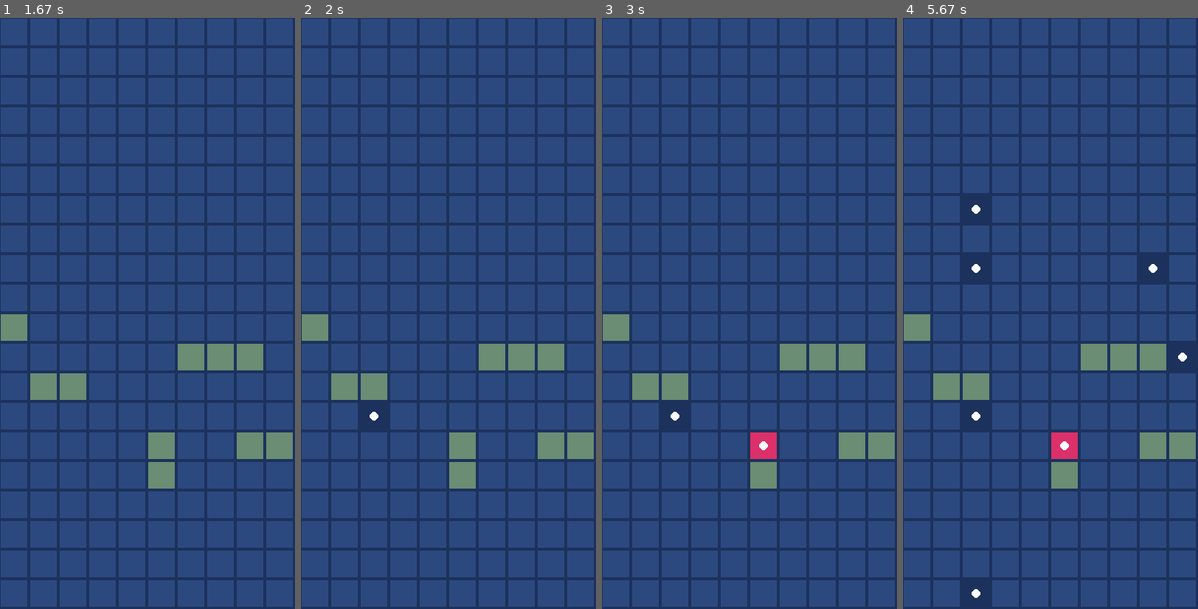
Above: before the commit, frames 1-4 (left to right).
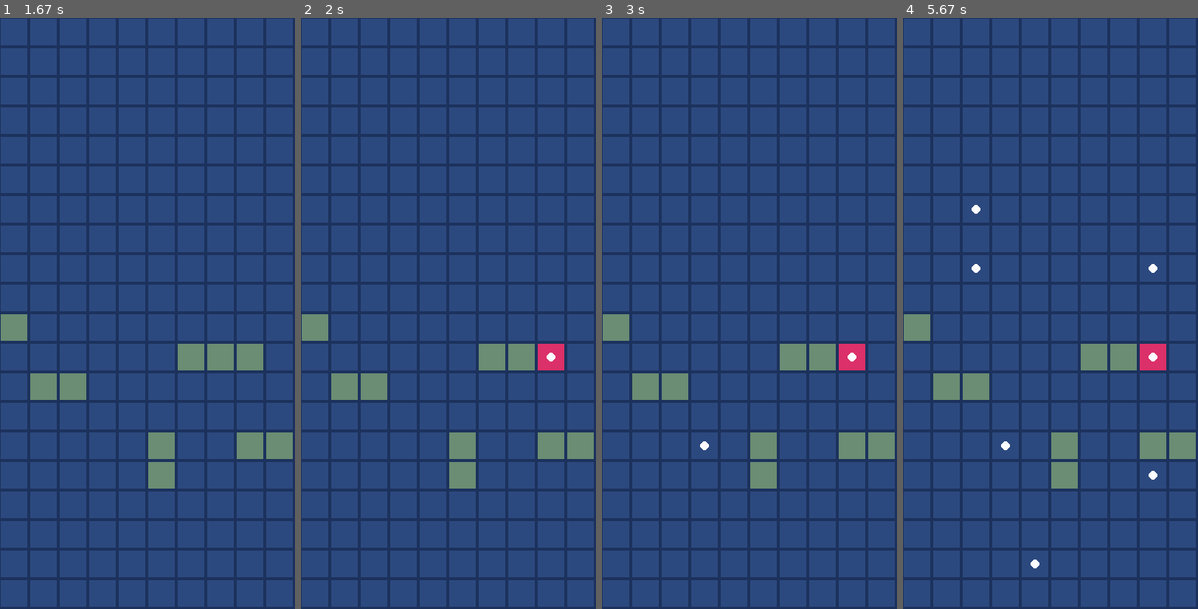
Above: after the commit, the same moments.

Repository: 8ctopotamus/battleship-pygame
Game: pygame game, started from main.py
Same seed, same stepped clock (60 frames per second), same inputs: the game is played once before the commit and once after it.
Inputs (mouse positions are in pixels of both pictures, inside the frame that each line leads up to):
- Up to frame 1 (1.67 s): click (147, 313) at 0.43 s; click (56, 455) at 0.78 s
- Up to frame 2 (2 s): no input
- Up to frame 3 (3 s): no input
- Up to frame 4 (5.67 s): move the mouse to (1156, 266) at 3.23 s; click (1156, 266) at 3.4 s; click (964, 278) at 4.18 s; click (985, 207) at 5.32 s

Frame 1 is identical in both runs. In frame 2, 0.8% of the frame differs, in the area x 20-90%, y 55-70%; in frame 3, 1.2%; in frame 4, 3.2%, in the area x 20-100%, y 30-100%.

Commit message:
Fix menu background bug

Diff:
--- a/classes/Bot.py
+++ b/classes/Bot.py
@@ -1,12 +1,22 @@
+from pprint import pprint
 import time
 import random
 from classes.Player import Player
 
 class Bot(Player):
+  shotsFired = []
+
   def __init__(self):
     super().__init__(False)
 
   def shoot(self, human):
     time.sleep(1)
+
+    # print('Last shot')
+    # pprint(self.shotsFired[len(self.shotsFired) - 1].value)
+
     cell = random.choice(human.grid)
+
+
     cell.takeDamage()
+    self.shotsFired.append(cell)
--- a/classes/Game.py
+++ b/classes/Game.py
@@ -1,6 +1,7 @@
-from time import sleep
 import pygame
 from random import choice
+from random import choice
+from classes.Cell import Cell
 from classes.Human import Human
 from classes.Bot import Bot
 import constants
@@ -9,19 +10,21 @@
   def __init__(self, screen, clock, onGameOver):
     self.screen = screen
     self.clock = clock
-    self.human = Human()
-    self.bot = Bot()
-    self.players = [self.human, self.bot]
     self.isHumansTurn = choice([True, False])
     self.running = False
     self.onGameOver = onGameOver
+    self.human = Human()
+    self.bot = Bot()
+    self.generateGrid(self.human)
+    self.generateGrid(self.bot)
+    self.players = [self.human, self.bot]
     self.run()
 
   def run(self):
+    self.screen.fill(constants.BLUE_DARK)
     self.running = True
     while self.running:
       self.clock.tick(constants.FPS)
-      self.screen.fill(constants.BLUE_DARK)
 
       # handle inputs
       for event in pygame.event.get():
@@ -45,8 +48,59 @@
         self.onGameOver()
 
   def drawUI(self):
-    # self.screen.fill(constants.BLUE_DARK)
     for player in self.players:
       for cell in player.grid:
+        # TODO: mouse hover
+        # if player.isHuman
+          # (x, y) = get mouse pos
+          # if mouse is over cell
+            # draw it darker shade
         cell.draw(self.screen)
     pygame.display.flip()
+
+  def generateGrid(self, player):
+    # print("Generating %s grid..." % ("Humans" if player.isHuman else "Bot's"))
+    grid = list( map(lambda _ : [0]*10, range(10)) )
+    for size in [5,4,3,3,2]:
+      processing = True
+      # search for a space to put the ship
+      while processing:
+        # print("Working on ship size % s" % size)
+        ship = [] # [[0, 0], [0, 1], [0, 2], [x, y]]
+        attempts = 0
+        # find an empty cell to start
+        startRowIdx = choice(range(10))
+        startColIdx = choice(range(10))
+        vert = choice([True, False])
+        # if start cell is available
+        if grid[startRowIdx][startColIdx] == 0:
+          ship.append([startRowIdx, startColIdx])
+          while len(ship) < size and not attempts >= size:
+            (prevHeadX, prevHeadY) = ship[0]
+            (prevTailX, prevTailY) = ship[len(ship) - 1]
+            # print("prevTailX: %s prevTailY: %s" % (prevTailX, prevTailY))
+            if vert:
+              if prevHeadY - 1 > 0:
+                ship.insert(0, [prevTailX, prevTailY - 1])
+              # check below
+              if (prevTailY + 1) < len(ship):
+                ship.append([prevTailX, prevTailY + 1])
+            else:
+              # check left
+              if prevHeadX - 1 > 0:
+                ship.insert(0, [prevTailX - 1, prevTailY])
+              # check right
+              if (prevTailX + 1) < len(grid[startRowIdx]):
+                ship.append([prevTailX + 1, prevTailY])
+            attempts += 1
+            # pprint(ship)
+        # draw ship
+        for (x, y) in ship:
+          grid[y][x] = 1
+        processing = False
+    # Create cells based on grid
+    visible = True if player.isHuman else False
+    offset = constants.HEIGHT / 2 if player.isHuman else 0
+    for row in enumerate(grid):
+      for col in enumerate(row[1]):
+        player.grid.append(Cell(col[0]*constants.COL_SIZE + 1, (row[0]*constants.COL_SIZE)+offset+1, col[1], visible))
--- a/classes/Menu.py
+++ b/classes/Menu.py
@@ -12,6 +12,7 @@
     self.run()
 
   def run(self):
+    self.screen.fill(constants.BLUE_DARK)
     titleText = self.largeFont.render('BATTLESHIP', False, (255,255,255))
 
     while self.running:
--- a/classes/Player.py
+++ b/classes/Player.py
@@ -1,62 +1,7 @@
-from random import choice
-import constants
-from classes.Cell import Cell
-from pprint import pprint
-
 class Player:
-  shotsFired = []
-
   def __init__(self, isHuman=False):
     self.isHuman = isHuman
     self.grid = []
-    self.generateGrid()
 
   def isAlive(self):
     return any( list( map(lambda cell : cell.value == 1, self.grid) ) )
-
-  def generateGrid(self):
-    # print("Generating %s grid..." % ("Humans" if self.isHuman else "Bot's"))
-    grid = list( map(lambda _ : [0]*10, range(10)) )
-    for size in [5,4,3,3,2]:
-      processing = True
-      # search for a space to put the ship
-      while processing:
-        # print("Working on ship size % s" % size)
-        ship = [] # [[0, 0], [0, 1], [0, 2], [x, y]]
-        attempts = 0
-        # find an empty cell to start
-        startRowIdx = choice(range(10))
-        startColIdx = choice(range(10))
-        vert = choice([True, False])
-        # if start cell is available
-        if grid[startRowIdx][startColIdx] == 0:
-          ship.append([startRowIdx, startColIdx])
-          while len(ship) < size and not attempts >= size:
-            (prevHeadX, prevHeadY) = ship[0]
-            (prevTailX, prevTailY) = ship[len(ship) - 1]
-            # print("prevTailX: %s prevTailY: %s" % (prevTailX, prevTailY))
-            if vert:
-              if prevHeadY - 1 > 0:
-                ship.insert(0, [prevTailX, prevTailY - 1])
-              # check below
-              if (prevTailY + 1) < len(ship):
-                ship.append([prevTailX, prevTailY + 1])
-            else:
-              # check left
-              if prevHeadX - 1 > 0:
-                ship.insert(0, [prevTailX - 1, prevTailY])
-              # check right
-              if (prevTailX + 1) < len(grid[startRowIdx]):
-                ship.append([prevTailX + 1, prevTailY])
-            attempts += 1
-            # pprint(ship)
-        # draw ship
-        for (x, y) in ship:
-          grid[y][x] = 1
-        processing = False
-    # Create cells based on grid
-    visible = True if self.isHuman else False
-    offset = constants.HEIGHT / 2 if self.isHuman else 0
-    for row in enumerate(grid):
-      for col in enumerate(row[1]):
-        self.grid.append(Cell(col[0]*constants.COL_SIZE + 1, (row[0]*constants.COL_SIZE)+offset+1, col[1], visible))
--- a/main.py
+++ b/main.py
@@ -1,4 +1,3 @@
-from pprint import pprint
 import pygame
 import constants
 from classes.Game import Game
